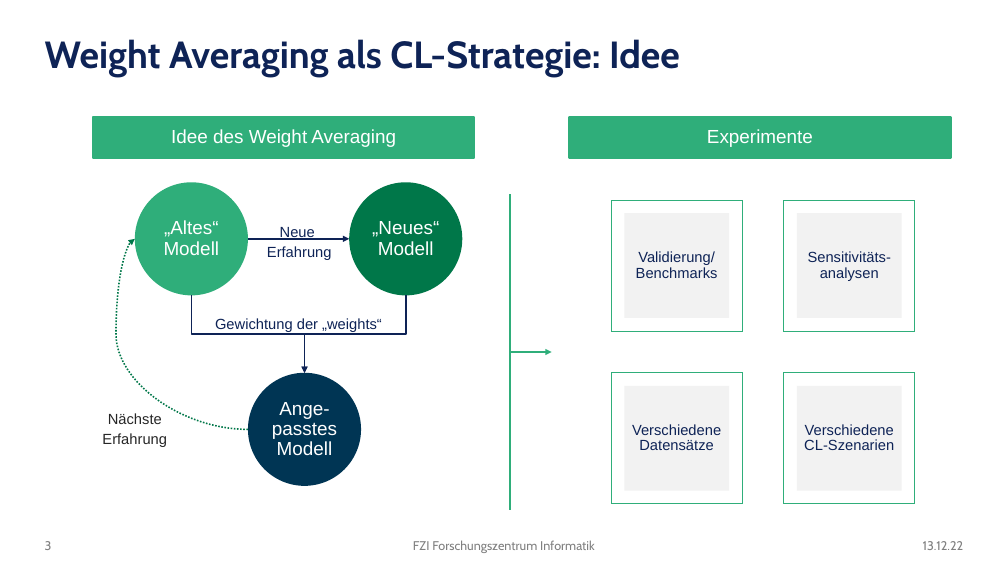
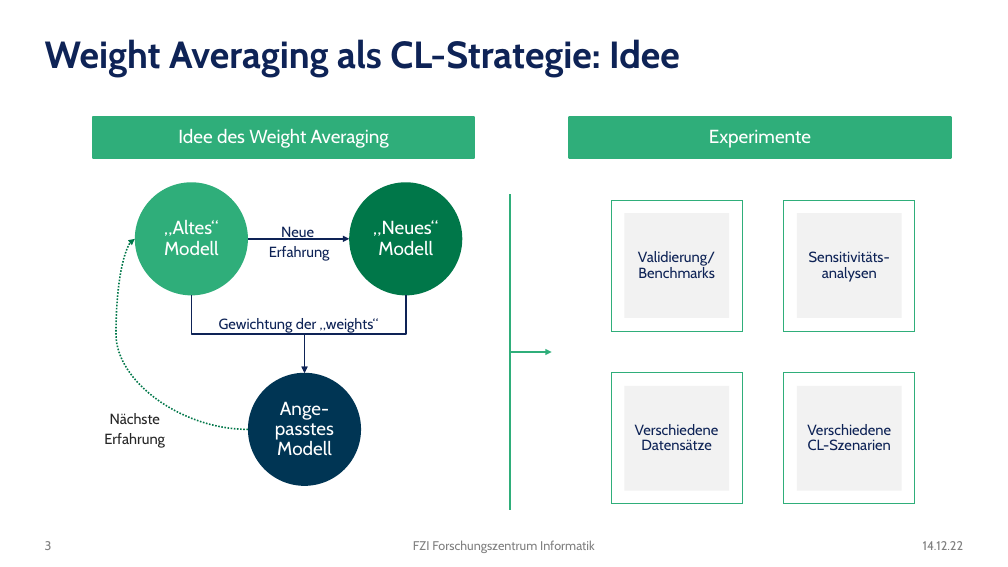
Before and after one commit to nikvogel/WeightAveragingCL, a slide deck: slide 3 of PosterPresentation.pptx. Drawn at 1008x567 pixels with LibreOffice and Linux fonts; fonts in the diff are those of the drawing; background and template pictures are left out. Boxes give left, top, right and bottom in pixels: in the first picture for what was removed or moved away, otherwise in the second. Text is boxed around its words. In the diff, an @@ line names an element or a change of style, - is before the commit and + after.

```diff
--- a/PosterPresentation.pptx
+++ b/PosterPresentation.pptx
@@ font Arial to Cabin in 12 elements at (x1=135, y1=182, x2=248, y2=296), (x1=349, y1=182, x2=463, y2=296), (x1=248, y1=373, x2=361, y2=486), (x1=219, y1=318, x2=379, y2=334), (x1=269, y1=226, x2=330, y2=261), (x1=104, y1=413, x2=165, y2=448), (x1=625, y1=386, x2=730, y2=491), (x1=625, y1=213, x2=730, y2=318), (x1=797, y1=213, x2=902, y2=318), (x1=797, y1=386, x2=902, y2=491), (x1=93, y1=117, x2=474, y2=159), (x1=569, y1=117, x2=951, y2=159) @@
@@ text at (x1=923, y1=541, x2=964, y2=550): text changed @@
-13.12.22
+14.12.22
```
Also in this commit, not shown: 4 other slides changed.
